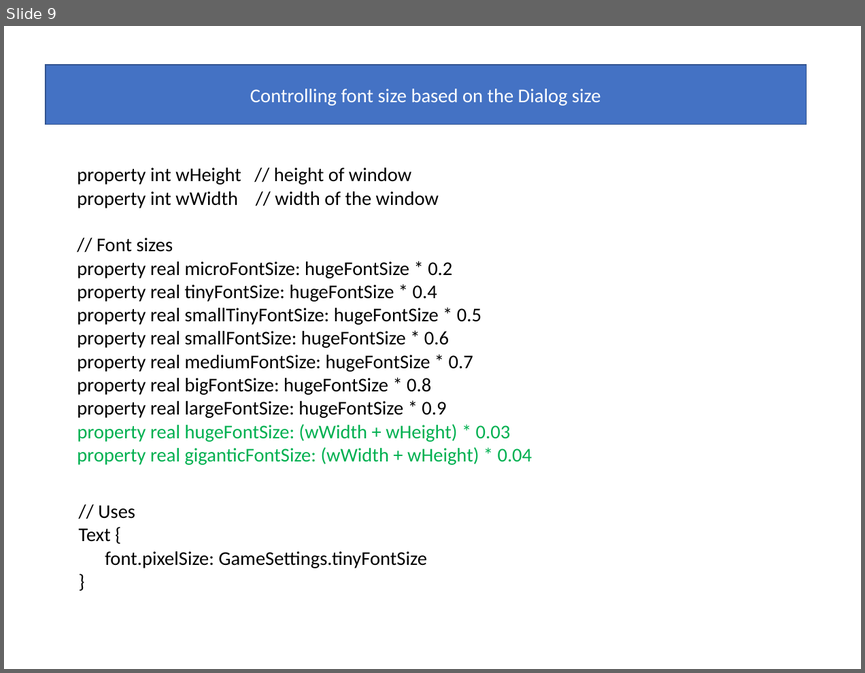
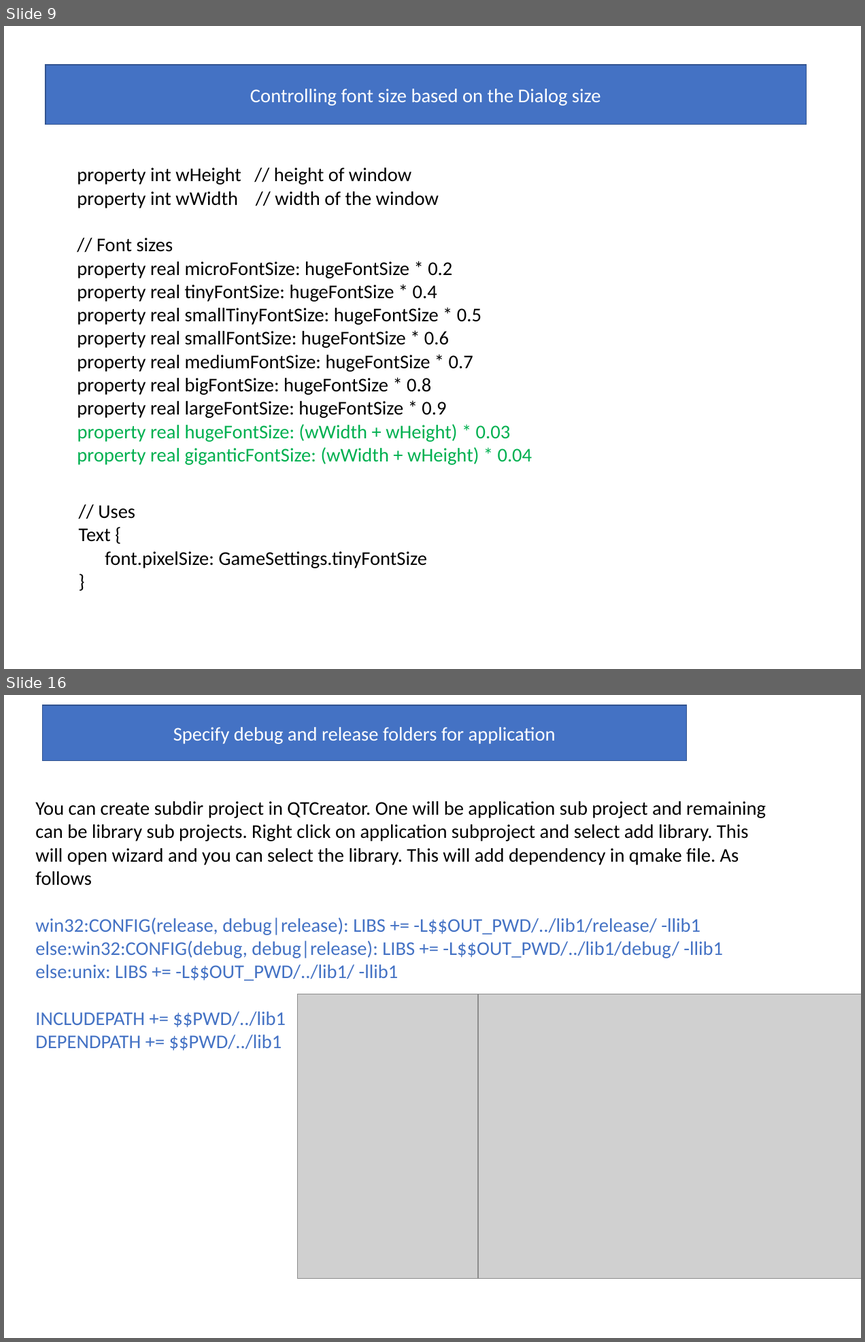
Before and after one commit to girishlande/QMLProjects, a slide deck: learnings.pptx. Shown one above the other, each under a label of ours: slide 9 before the commit, slides 9 and 16 after it; the slides between them are not shown. The pictures are 865x673 and 865x1342 pixels, drawn with LibreOffice and Linux fonts; fonts in the diff are those of the drawing; grey boxes stand for pictures; background and template pictures are left out. Boxes give left, top, right and bottom in pixels: in the first picture for what was removed or moved away, otherwise in the second. Text is boxed around its words. In the diff, an @@ line names an element or a change of style, - is before the commit and + after.

```diff
--- a/learnings.pptx
+++ b/learnings.pptx
@@ slide 16 added at [4,695,861,1338], background picture (left out) @@
@@ rectangle added at [42,705,687,760], fill #4472C4, outline #325491 1 pt, 18 pt, text #FFFFFF @@
+Specify debug and release folders for application
@@ text added at [35,801,766,1050], 18 pt, text #4472C4 @@
+You can create subdir project in QTCreator. One will be application sub project and remaining can be library sub projects. Right click on application subproject and select add library. This will open wizard and you can select the library. This will add dependency in qmake file. As follows
+win32:CONFIG(release, debug|release): LIBS += -L$$OUT_PWD/../lib1/release/ -llib1
+else:win32:CONFIG(debug, debug|release): LIBS += -L$$OUT_PWD/../lib1/debug/ -llib1
+else:unix: LIBS += -L$$OUT_PWD/../lib1/ -llib1
+INCLUDEPATH += $$PWD/../lib1
+DEPENDPATH += $$PWD/../lib1
@@ picture added at [298,994,478,1279] @@
@@ picture added at [478,994,861,1279] @@
```
Also in this commit, not shown: 2 slides changed, 9 other slides added, 24 other files.
